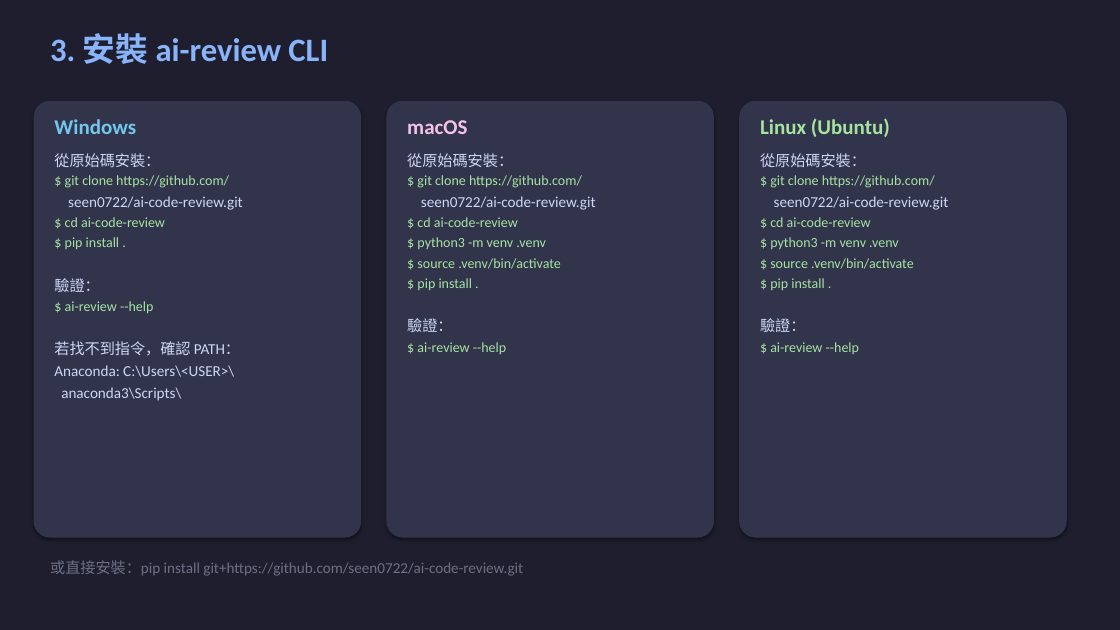
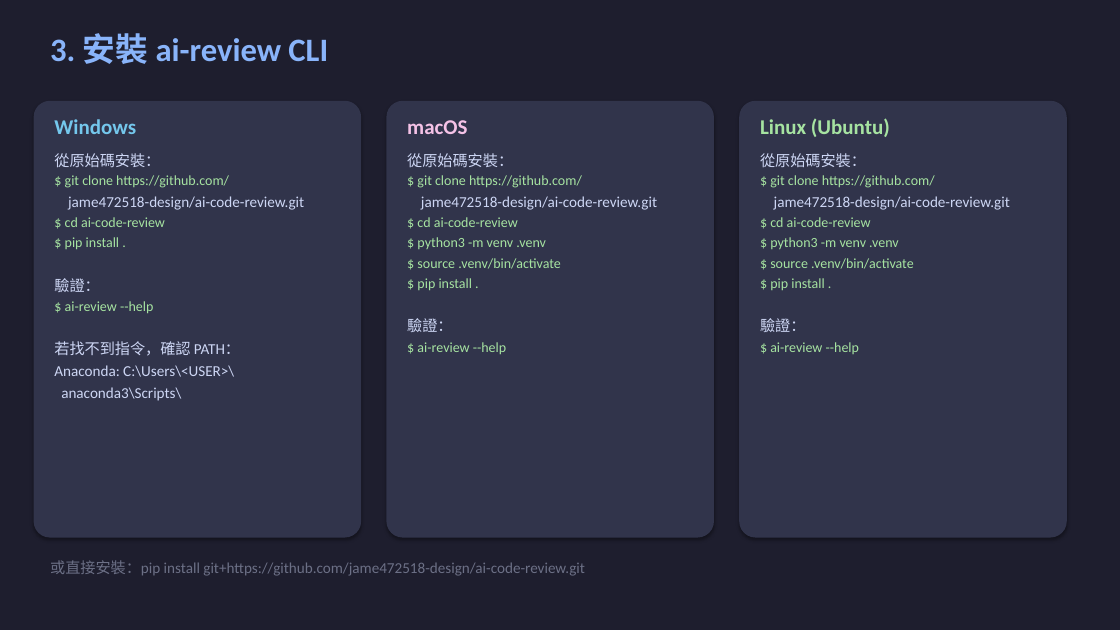
Before and after one commit to jame472518-design/ai-code-review, a slide deck: slide 9 of docs/SOP-cross-platform.pptx. Drawn at 1120x630 pixels with LibreOffice and Linux fonts; fonts in the diff are those of the drawing. Boxes give left, top, right and bottom in pixels: in the first picture for what was removed or moved away, otherwise in the second. Text is boxed around its words. In the diff, an @@ line names an element or a change of style, - is before the commit and + after.

```diff
--- a/docs/SOP-cross-platform.pptx
+++ b/docs/SOP-cross-platform.pptx
@@ text at (68,196,304,210): text changed @@
-seen0722/ai-code-review.git
+jame472518-design/ai-code-review.git
@@ text at (421,196,657,210): text changed @@
-seen0722/ai-code-review.git
+jame472518-design/ai-code-review.git
@@ text at (774,196,1010,210): text changed @@
-seen0722/ai-code-review.git
+jame472518-design/ai-code-review.git
@@ text at (50,560,585,576): text changed @@
-或直接安裝：pip install git+https://github.com/seen0722/ai-code-review.git
+或直接安裝：pip install git+https://github.com/jame472518-design/ai-code-review.git
```
Also in this commit, not shown: 1 other slide changed, 4 other files.
